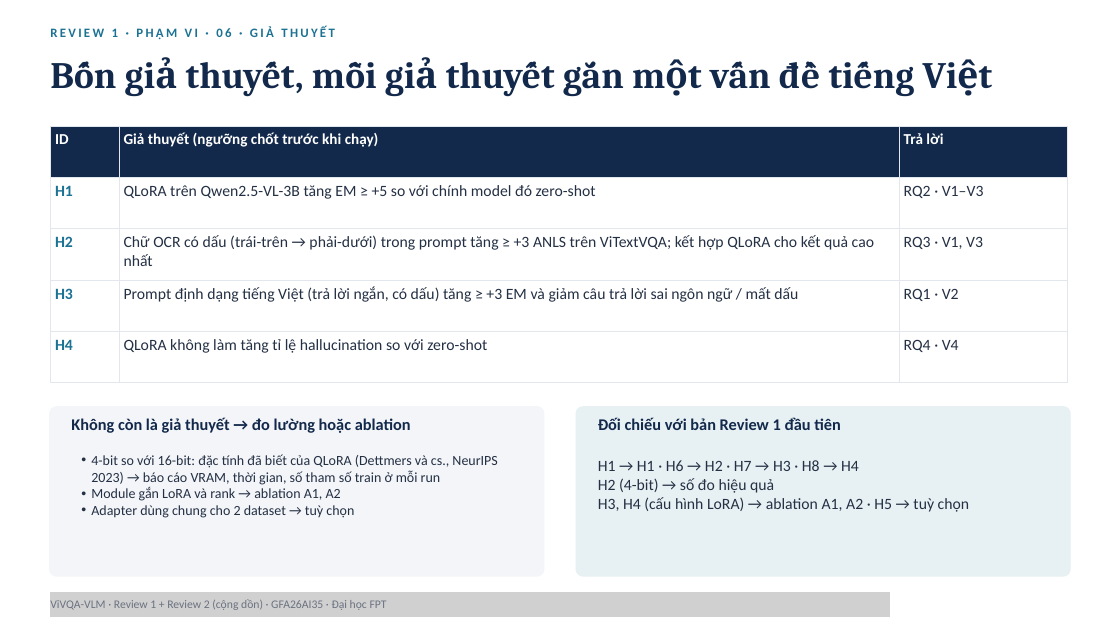
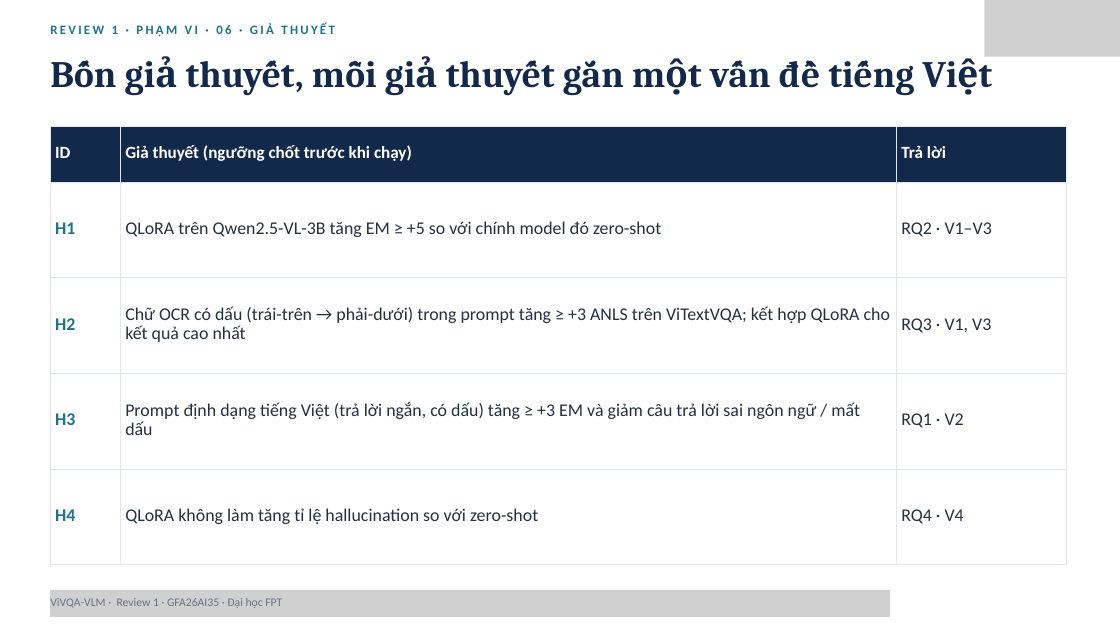
Before and after one commit to PLHGNAOH/ViVQA-VLM, a slide deck: slide 9 of docs/04_slides/cumulative/ViVQA-VLM_Review1-2_KLTN.pptx. Drawn at 1120x630 pixels with LibreOffice and Linux fonts; fonts in the diff are those of the drawing; grey boxes stand for pictures. Boxes give left, top, right and bottom in pixels: in the first picture for what was removed or moved away, otherwise in the second. Text is boxed around its words. In the diff, an @@ line names an element or a change of style, - is before the commit and + after.

```diff
--- a/docs/04_slides/cumulative/ViVQA-VLM_Review1-2_KLTN.pptx
+++ b/docs/04_slides/cumulative/ViVQA-VLM_Review1-2_KLTN.pptx
@@ text "REVIEW 1 · PHẠM VI ...": place and size @@
-text "REVIEW 1 · PHẠM VI ..." at [50, 27, 334, 39]
+text "REVIEW 1 · PHẠM VI ..." at [50, 23, 334, 36]
@@ picture added at [984, 0, 1120, 57] @@
@@ text "Bốn giả thuyết, mỗi giả ..." rewrapped from [124, 132, 304, 302] to [125, 145, 330, 419] @@
@@ table at [50, 126, 1066, 564] @@
@@ size 19.5 to 22 pt in "ID", "Giả thuyết (ngưỡng chốt trước khi chạy)", "Trả lời" @@
@@ size 20.2 to 23 pt in "H1", "QLoRA trên Qwen2.5-VL-3B tăng EM ≥ +5 ...", "RQ2 · V1–V3", "H2" and 8 more places @@
@@ freeform shape removed at [50, 407, 544, 576] @@
@@ text removed at [71, 417, 411, 433] @@
-Không còn là giả thuyết → đo lường hoặc ablation
@@ freeform shape removed at [576, 407, 1070, 576] @@
@@ text removed at [598, 417, 841, 430] @@
-Đối chiếu với bản Review 1 đầu tiên
@@ text removed at [91, 454, 497, 518] @@
-  • 4-bit so với 16-bit: đặc tính đã biết của QLoRA (Dettmers và cs., NeurIPS 2023) → báo cáo VRAM, thời gian, số tham số train ở mỗi run
-  • Module gắn LoRA và rank → ablation A1, A2
-  • Adapter dùng chung cho 2 dataset → tuỳ chọn
@@ text removed at [598, 460, 969, 512] @@
-H1 → H1 · H6 → H2 · H7 → H3 · H8 → H4
-H2 (4-bit) → số đo hiệu quả
-H3, H4 (cấu hình LoRA) → ablation A1, A2 · H5 → tuỳ chọn
@@ text at [50, 598, 282, 608]: text changed @@
-ViVQA-VLM · Review 1 + Review 2 (cộng dồn) · GFA26AI35 · Đại học FPT
+ViVQA-VLM · Review 1 · GFA26AI35 · Đại học FPT
@@ picture added at [50, 590, 890, 617] @@
@@ picture added at [50, 591, 890, 613] @@
```
Also in this commit, not shown: 37 other slides changed, 4 slides added, 6 slides removed, 3 other files.
